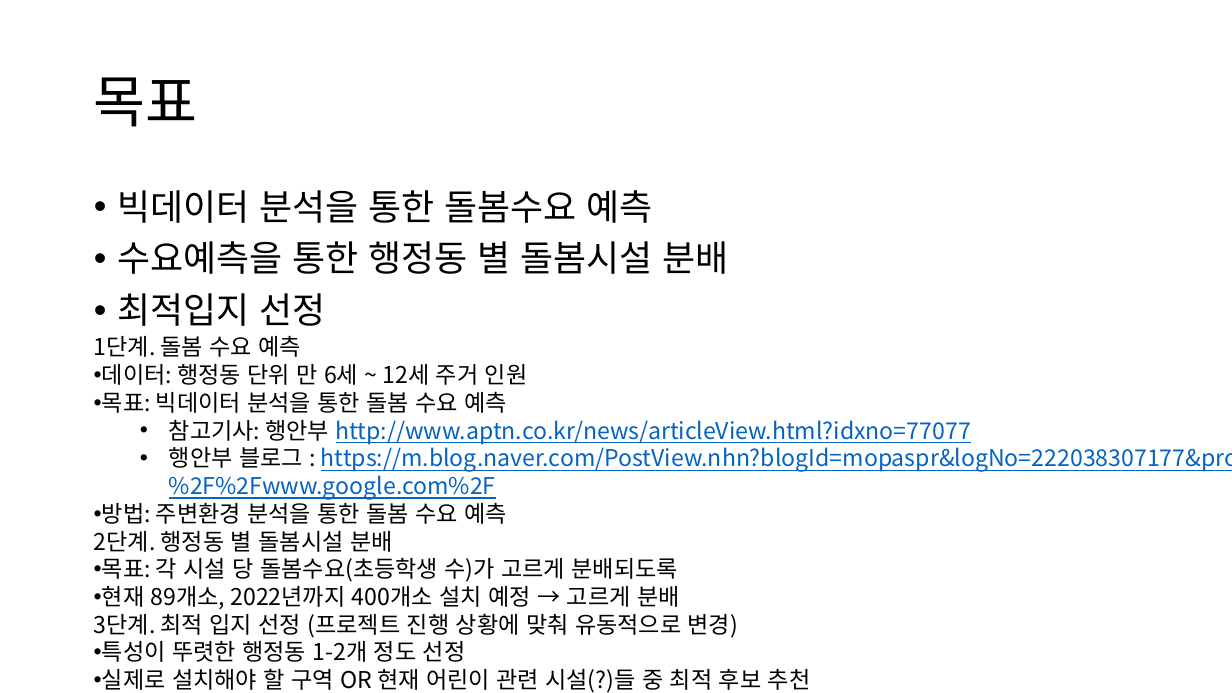
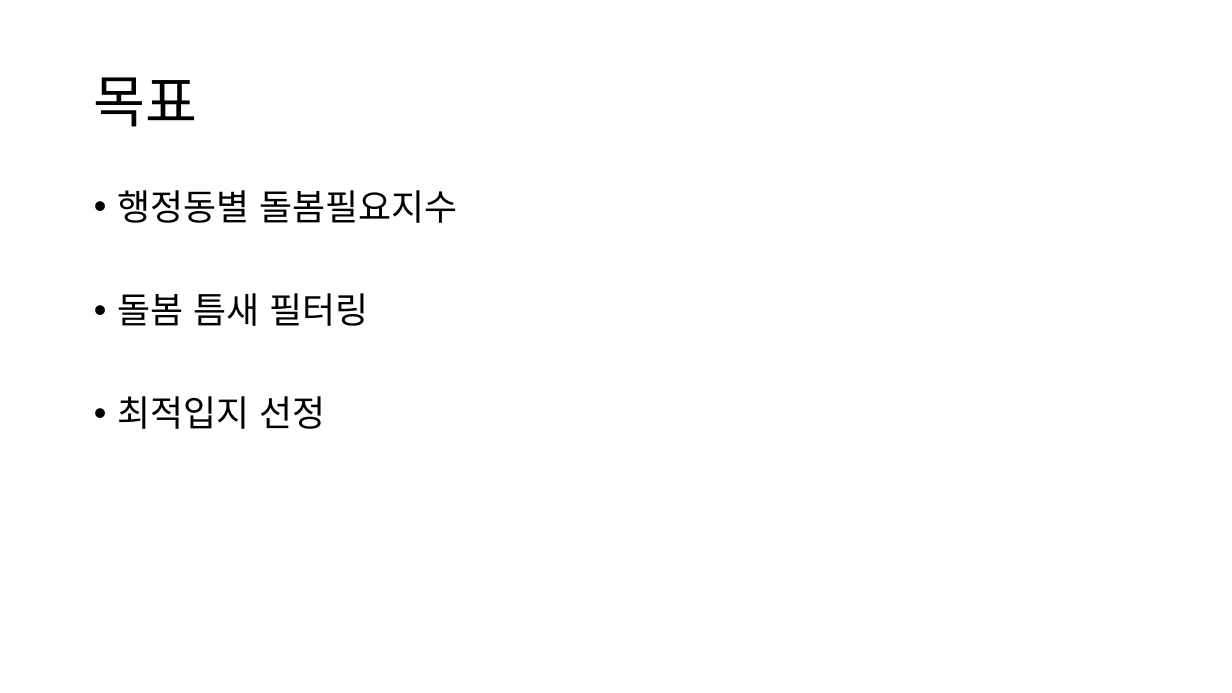
Before and after one commit to gyuholee94/seoul_contest, a slide deck: slide 4 of 서울콘 ppt v1.pptx. Drawn at 1232x693 pixels with LibreOffice and Linux fonts; fonts in the diff are those of the drawing. Boxes give left, top, right and bottom in pixels: in the first picture for what was removed or moved away, otherwise in the second. Text is boxed around its words. In the diff, an @@ line names an element or a change of style, - is before the commit and + after.

```diff
--- a/서울콘 ppt v1.pptx
+++ b/서울콘 ppt v1.pptx
@@ text at [117,190,457,326]: text changed @@
-• 빅데이터 분석을 통한 돌봄수요 예측
-• 수요예측을 통한 행정동 별 돌봄시설 분배
+• 행정동별 돌봄필요지수
+• 돌봄 틈새 필터링
@@ text removed at [94,336,1232,693] @@
-1단계. 돌봄 수요 예측
-• 데이터: 행정동 단위 만 6세 ~ 12세 주거 인원
-• 목표: 빅데이터 분석을 통한 돌봄 수요 예측
-  • 참고기사: 행안부 http://www.aptn.co.kr/news/articleView.html?idxno=77077
-  • 행안부 블로그 : https://m.blog.naver.com/PostView.nhn?blogId=mopaspr&logNo=222038307177&proxyReferer=https:%2F%2Fwww.google.com%2F
-• 방법: 주변환경 분석을 통한 돌봄 수요 예측
-2단계. 행정동 별 돌봄시설 분배
-• 목표: 각 시설 당 돌봄수요(초등학생 수)가 고르게 분배되도록
-• 현재 89개소, 2022년까지 400개소 설치 예정 → 고르게 분배
-3단계. 최적 입지 선정 (프로젝트 진행 상황에 맞춰 유동적으로 변경)
-• 특성이 뚜렷한 행정동 1-2개 정도 선정
-• 실제로 설치해야 할 구역 OR 현재 어린이 관련 시설(?)들 중 최적 후보 추천
-⇒ 데이터 수집이나 프로젝트 진행상황에 따라 조정
```
Also in this commit, not shown: 5 other slides changed, 3 slides added, 6 slides removed, 1 other file.
